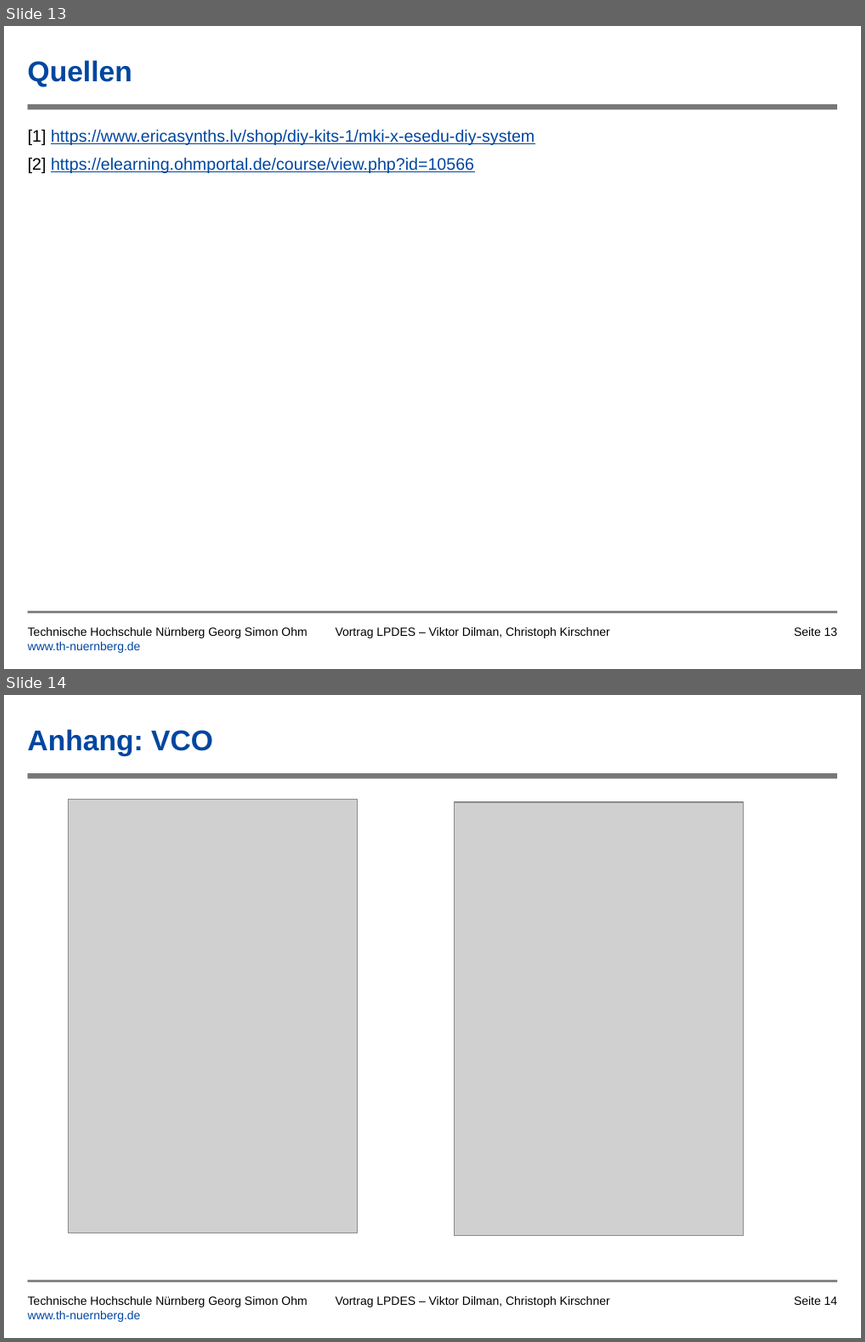
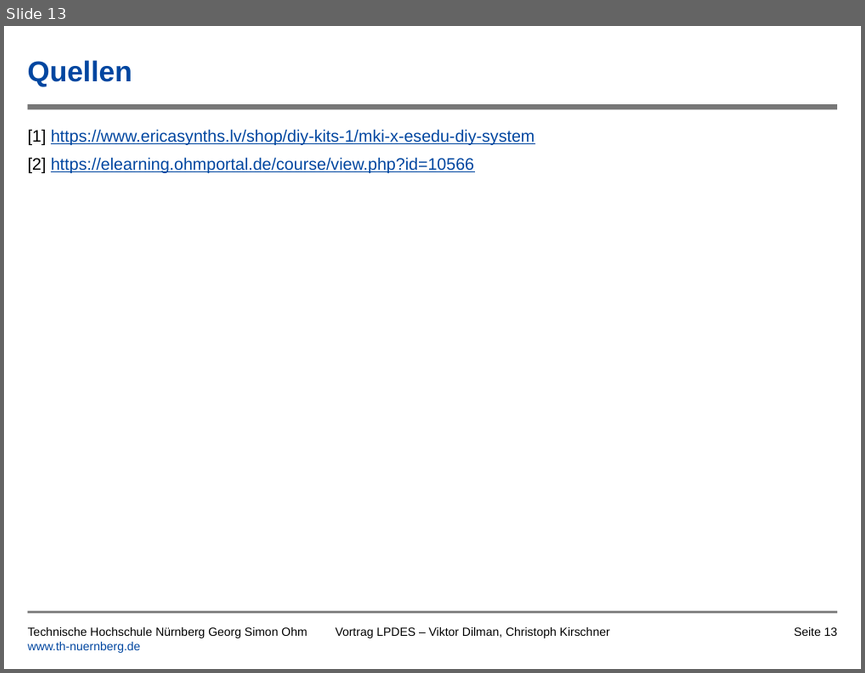
Before and after one commit to tsedlmeier/Synthesizer, a slide deck: Vortrag/Leiterplatte_als_Musikinstrument_Kirschner_Dilman.pptx. Shown one above the other, each under a label of ours: slides 13 and 14 before the commit, slide 13 after it. The pictures are 865x1342 and 865x673 pixels, drawn with LibreOffice and Linux fonts; fonts in the diff are those of the drawing; grey boxes stand for pictures; background and template pictures are left out. Boxes give left, top, right and bottom in pixels: in the first picture for what was removed or moved away, otherwise in the second. Text is boxed around its words. In the diff, an @@ line names an element or a change of style, - is before the commit and + after.

```diff
--- a/Vortrag/Leiterplatte_als_Musikinstrument_Kirschner_Dilman.pptx
+++ b/Vortrag/Leiterplatte_als_Musikinstrument_Kirschner_Dilman.pptx
@@ slide 14 removed at (4, 695, 861, 1338), background #FFFFFF; not listed: 2 template elements that a slide beside it also shows @@
@@ title removed at (28, 729, 213, 756) @@
-Anhang: VCO
@@ picture removed at (69, 800, 357, 1233) @@
@@ picture removed at (454, 802, 743, 1236) @@
@@ text removed at (28, 1296, 307, 1321) @@
-Technische Hochschule Nürnberg Georg Simon Ohm
-www.th-nuernberg.de
@@ text removed at (336, 1296, 610, 1307) @@
-Vortrag LPDES – Viktor Dilman, Christoph Kirschner
@@ page number removed at (794, 1296, 838, 1304) @@
-Seite 14
```
Also in this commit, not shown: 4 slides changed.
